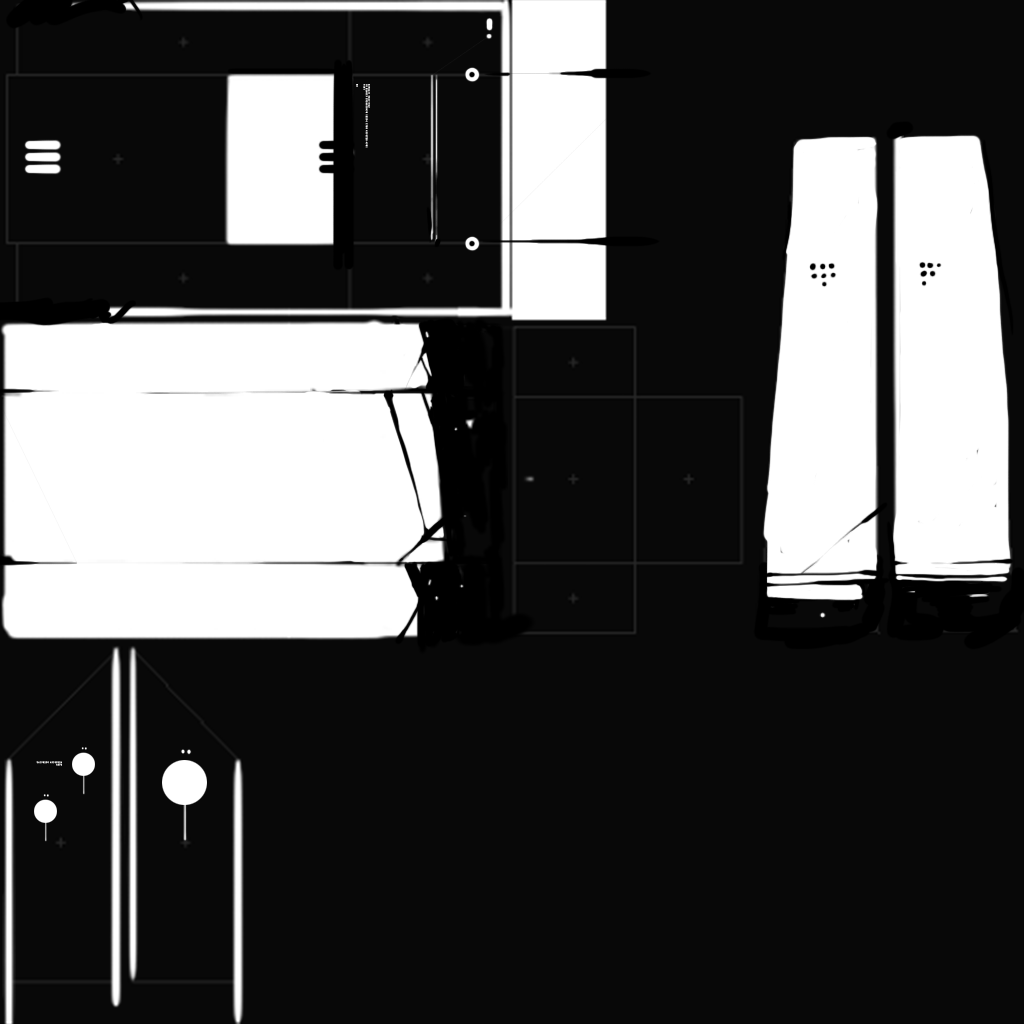
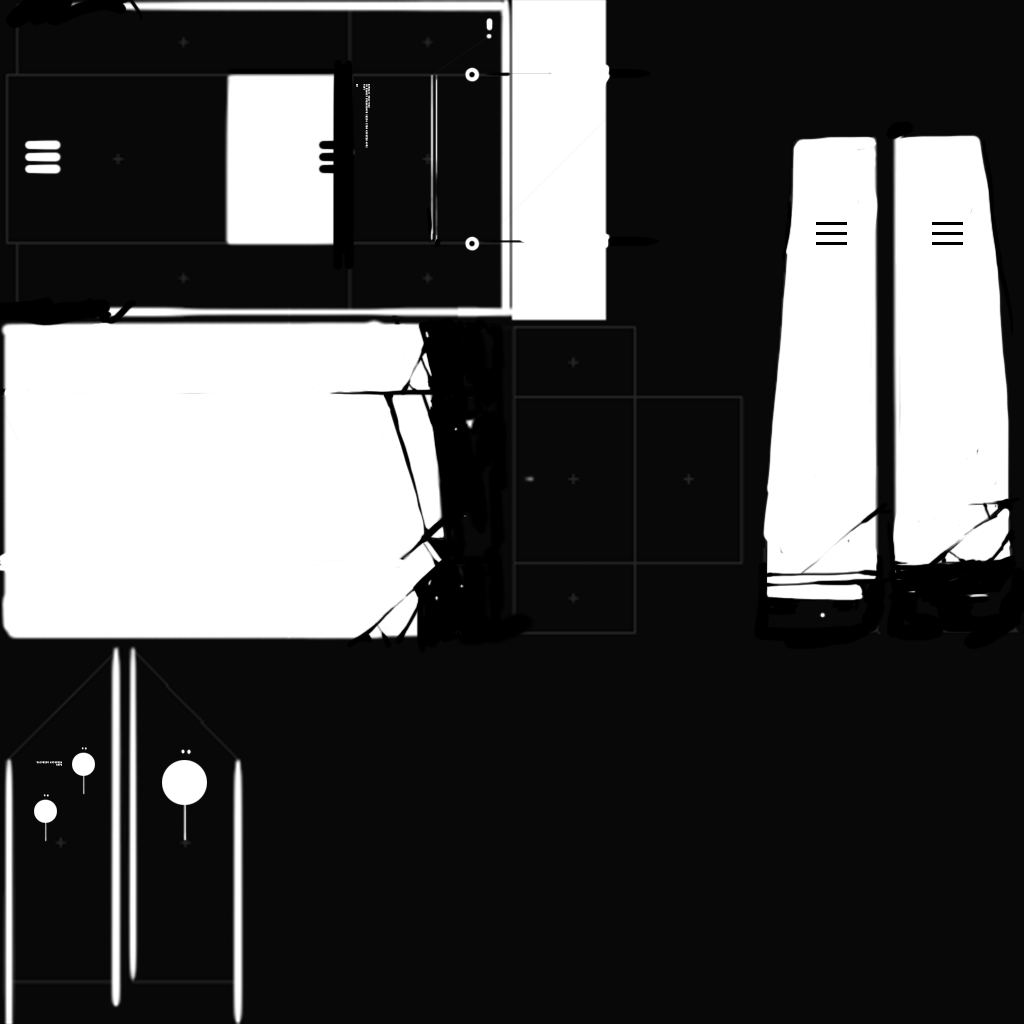
Two versions of the same layered image (w=1024, h=1024). Layer-by-layer changes:
added layer "Layer 18 copy" above "Layer 18" over [932, 222, 963, 245]
added layer "Layer 18" above "Layer 17" over [816, 222, 847, 245]
added layer "Layer 17" above "Layer 16" over [899, 267, 901, 357]
added layer "Layer 16" above "Layer 15" over [809, 261, 942, 298]
added layer "Layer 15" above "Layer 14" over [880, 498, 1020, 599]
added layer "Layer 14" above "Layer 11 copy" over [0, 63, 611, 648]
